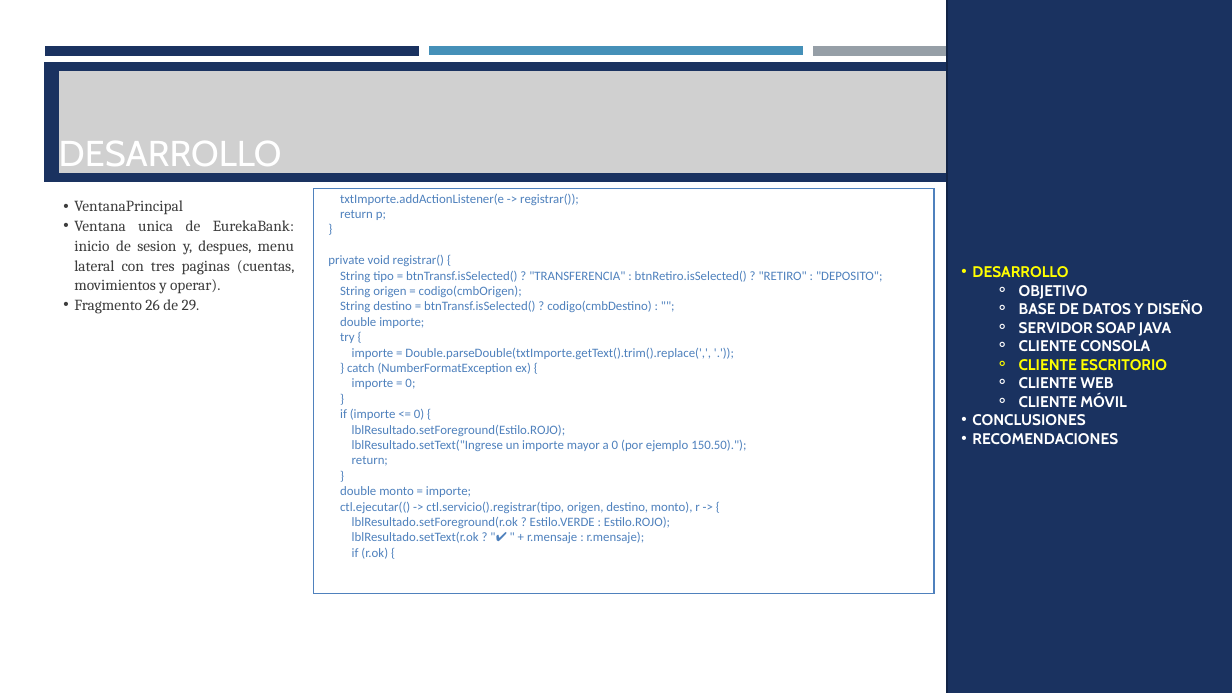
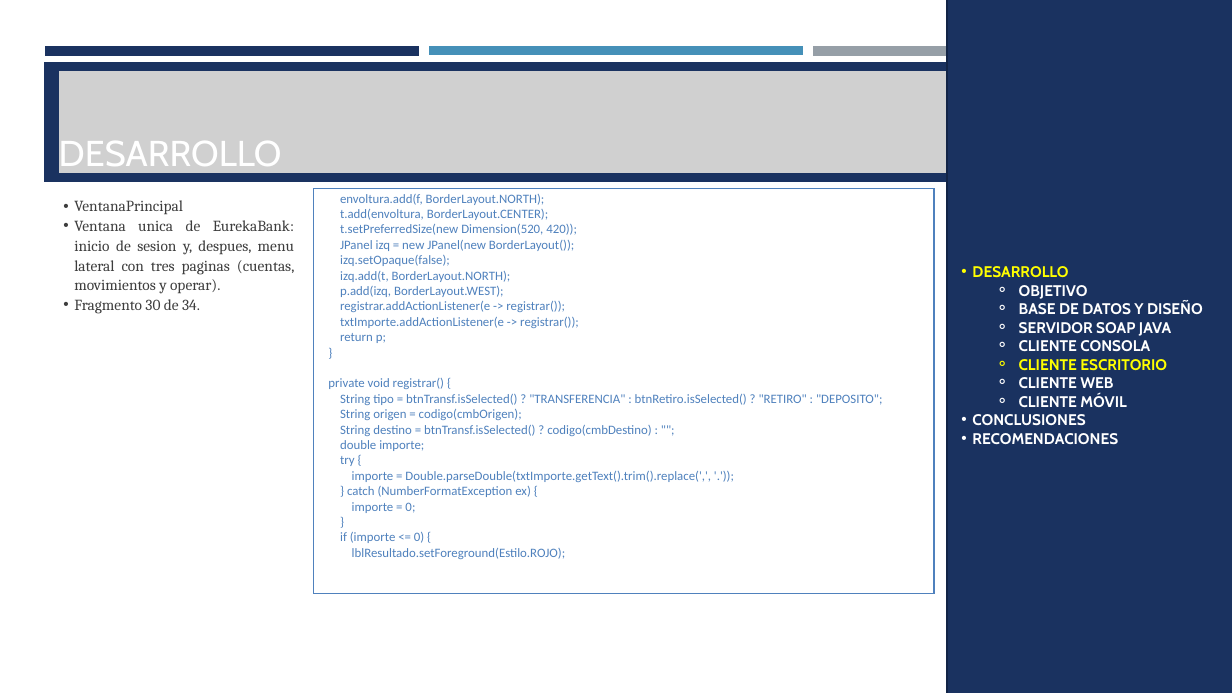
Before and after one commit to ldmoran/PAO202651_ARQSOFT_NRC36883, a slide deck: slide 102 of P1/TG1.1. PAO202651_SOAP_JAVA_EUREKABANK_NRC_36883_GR07/04. DOCUMENTACION/PRESENTACION TG1.1 EurekaBank SOAP Java con BDD LOCAL GR07.pptx (slide 98 before the commit). Drawn at 1232x693 pixels with LibreOffice and Linux fonts; fonts in the diff are those of the drawing; grey boxes stand for pictures. Boxes give left, top, right and bottom in pixels: in the first picture for what was removed or moved away, otherwise in the second. Text is boxed around its words. In the diff, an @@ line names an element or a change of style, - is before the commit and + after.

```diff
--- a/P1/TG1.1. PAO202651_SOAP_JAVA_EUREKABANK_NRC_36883_GR07/04. DOCUMENTACION/PRESENTACION TG1.1 EurekaBank SOAP Java con BDD LOCAL GR07.pptx
+++ b/P1/TG1.1. PAO202651_SOAP_JAVA_EUREKABANK_NRC_36883_GR07/04. DOCUMENTACION/PRESENTACION TG1.1 EurekaBank SOAP Java con BDD LOCAL GR07.pptx
@@ text at (340,194,577,312): paragraphs added @@
+envoltura.add(f, BorderLayout.NORTH);
+t.add(envoltura, BorderLayout.CENTER);
+t.setPreferredSize(new Dimension(520, 420));
+JPanel izq = new JPanel(new BorderLayout());
+izq.setOpaque(false);
+izq.add(t, BorderLayout.NORTH);
+p.add(izq, BorderLayout.WEST);
+registrar.addActionListener(e -> registrar());
@@ text at (74,299,200,314): text changed @@
-  • Fragmento 26 de 29.
+  • Fragmento 30 de 34.
@@ text at (340,440,746,559): paragraphs removed @@
-lblResultado.setText("Ingrese un importe mayor a 0 (por ejemplo 150.50).");
-return;
-}
-double monto = importe;
-ctl.ejecutar(() -> ctl.servicio().registrar(tipo, origen, destino, monto), r -> {
-lblResultado.setForeground(r.ok ? Estilo.VERDE : Estilo.ROJO);
-lblResultado.setText(r.ok ? "✔ " + r.mensaje : r.mensaje);
-if (r.ok) {
```
Also in this commit, not shown: 28 other slides changed, 5 slides added, 33 other files.
